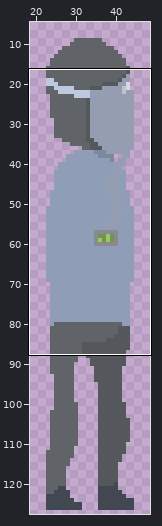
One commit to this pixel-art file: enemys/purple/purple.aseprite. The picture above shows the old version from afar; the outline marks the close-up.
Close-up. Before the commit:
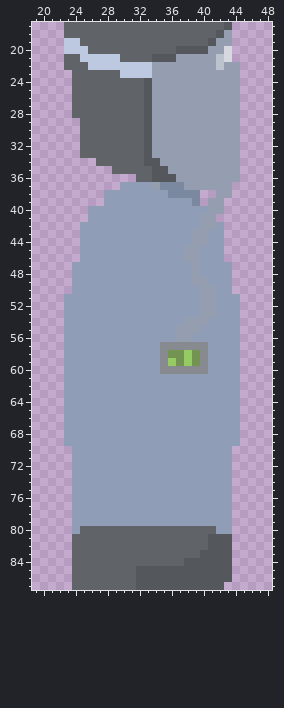
64x128 pixels, 1 frame. Colours within 5 levels of each other are drawn and written as one. Shown: x 19..48, y 17..87. The wide view leaves out empty margins.
The result:
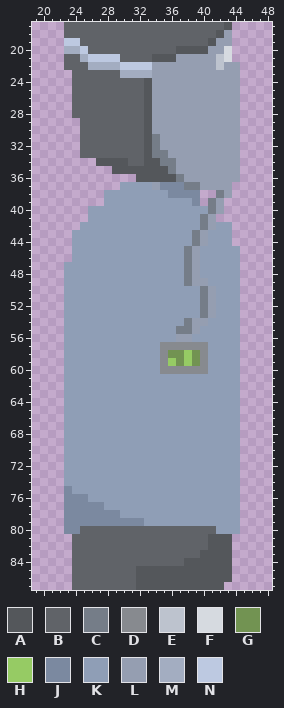
Palette (. is transparent): A #54575b  B #606368  C #757d88  D #878a8f  E #bdc3ce  F #d6dae0  G #729352  H #96cb64  J #7b89a0  K #8f9eb6  L #959eb1  M #a3adc1  N #bdc9e1
Change:
--- layers "Head", "body"
@@ x 21..35 @@
 19 ..NNBBBBBBBBBBB
-20 ..NNNBBBBBBBBBB
-21 ..BBNNNNNBBBBAA
-22 ..BBBNNNNNNNNLL
-23 ...BBBBBBNNNNLL
+20 ..MMNBBBBBBBBBB
+21 ..BBMNNNNBBBBAA
+22 ..BBBMMMMNNNNLL
+23 ...BBBBBBMMMMLL
 24 ...BBBBBBBBBALL
@@ x 19..48 @@
 30 ......BBBBBBBBALLLLLLLLLLL....
-31 ......BBBBBBBBALLLLLLLLLLL....
-32 ......BBBBBBBBALLLLLLLLLLL....
-33 ......BBBBBBBBALLLLLLLLLLL....
-34 ........BBBBBBAALLLLLLLLLL....
-35 ..........BBBBBAALLLLLLLLL....
-36 .............BBAAALLLLLLLL....
-37 ...........KKKKLJJJLLLLLL.....
-38 .........KKKKKKKKJJJJ..LL.....
-39 .........KKKKKKKKKKKJ.LL......
-40 .......KKKKKKKKKKKKKKKLL......
-41 .......KKKKKKKKKKKKKKLL.......
-42 ......KKKKKKKKKKKKKKKLLK......
-43 ......KKKKKKKKKKKKKKLLKK......
-44 ......KKKKKKKKKKKKKKLLKK......
-45 ......KKKKKKKKKKKKKLLKKK......
-46 ......KKKKKKKKKKKKKLLKKK......
-47 .....KKKKKKKKKKKKKKKLKKKK.....
-48 .....KKKKKKKKKKKKKKKLKKKK.....
-49 .....KKKKKKKKKKKKKKKLLKKK.....
-50 .....KKKKKKKKKKKKKKKKLLKK.....
-51 ....KKKKKKKKKKKKKKKKKLLKKK....
-52 ....KKKKKKKKKKKKKKKKKLLKKK....
-53 ....KKKKKKKKKKKKKKKKKLLKKK....
-54 ....KKKKKKKKKKKKKKKLLLKKKK....
-55 ....KKKKKKKKKKKKKKLLLKKKKK....
+31 ......BBBBBBBBACLLLLLLLLLL....
+32 ......BBBBBBBBACLLLLLLLLLL....
+33 ......BBBBBBBBACCLLLLLLLLL....
+34 ........AAAABBAACCLLLLLLLL....
+35 ..........AAAAAAACLLLLLLLL....
+36 .............AAAAACLLLLLLL....
+37 ...........KKKKLJJJCCLLLL.....
+38 .........KKKKKKKKJJJJ..CL.....
+39 .........KKKKKKKKKKKJ.CL......
+40 .......KKKKKKKKKKKKKKKCL......
+41 .......KKKKKKKKKKKKKKCL.......
+42 ......KKKKKKKKKKKKKKKCLKK.....
+43 .....KKKKKKKKKKKKKKKCLKKK.....
+44 .....KKKKKKKKKKKKKKKCLKKK.....
+45 .....KKKKKKKKKKKKKKCLKKKKK....
+46 .....KKKKKKKKKKKKKKCLKKKKK....
+47 ....KKKKKKKKKKKKKKKCLKKKKK....
+48 ....KKKKKKKKKKKKKKKCLKKKKK....
+49 ....KKKKKKKKKKKKKKKCLLKKKK....
+50 ....KKKKKKKKKKKKKKKKKCLKKK....
+51 ....KKKKKKKKKKKKKKKKKCLKKK....
+52 ....KKKKKKKKKKKKKKKKKCLKKK....
+53 ....KKKKKKKKKKKKKKKKKCLKKK....
+54 ....KKKKKKKKKKKKKKKCLLKKKK....
+55 ....KKKKKKKKKKKKKKCCLKKKKK....
 56 ....KKKKKKKKKKKKKKLLKKKKKK....
@@ x 19..48 @@
 69 ....KKKKKKKKKKKKKKKKKKKKKK....
-70 .....KKKKKKKKKKKKKKKKKKKK.....
-71 .....KKKKKKKKKKKKKKKKKKKK.....
-72 .....KKKKKKKKKKKKKKKKKKKK.....
-73 .....KKKKKKKKKKKKKKKKKKKK.....
-74 .....KKKKKKKKKKKKKKKKKKKK.....
-75 .....KKKKKKKKKKKKKKKKKKKK.....
-76 .....KKKKKKKKKKKKKKKKKKKK.....
-77 .....KKKKKKKKKKKKKKKKKKKK.....
-78 .....KKKKKKKKKKKKKKKKKKKK.....
-79 .....KKKKKKKKKKKKKKKKKKKK.....
-80 .....KBBBBBBBBBBBBBBBBBKK.....
+70 ....KKKKKKKKKKKKKKKKKKKKKK....
+71 ....KKKKKKKKKKKKKKKKKKKKKK....
+72 ....KKKKKKKKKKKKKKKKKKKKKK....
+73 ....KKKKKKKKKKKKKKKKKKKKKK....
+74 ....KKKKKKKKKKKKKKKKKKKKKK....
+75 ....JKKKKKKKKKKKKKKKKKKKKK....
+76 ....JJJKKKKKKKKKKKKKKKKKKK....
+77 ....JJJJJKKKKKKKKKKKKKKKKK....
+78 ....JJJJJJJKKKKKKKKKKKKKKK....
+79 ....JJJJJJJJJJKKKKKKKKKKKK....
+80 ....JJBBBBBBBBBBBBBBBBBKKK....
 81 .....BBBBBBBBBBBBBBBBBAAA.....
